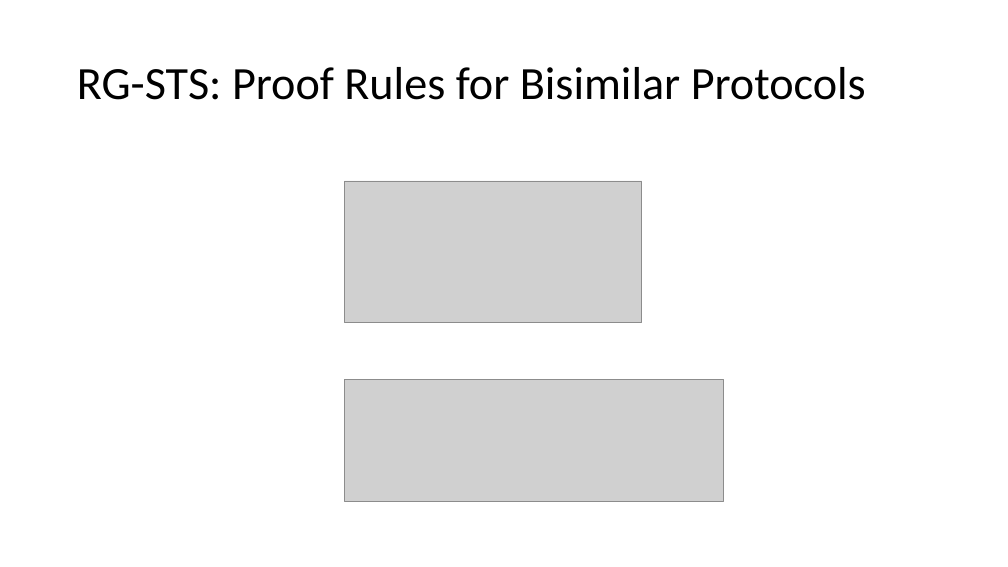
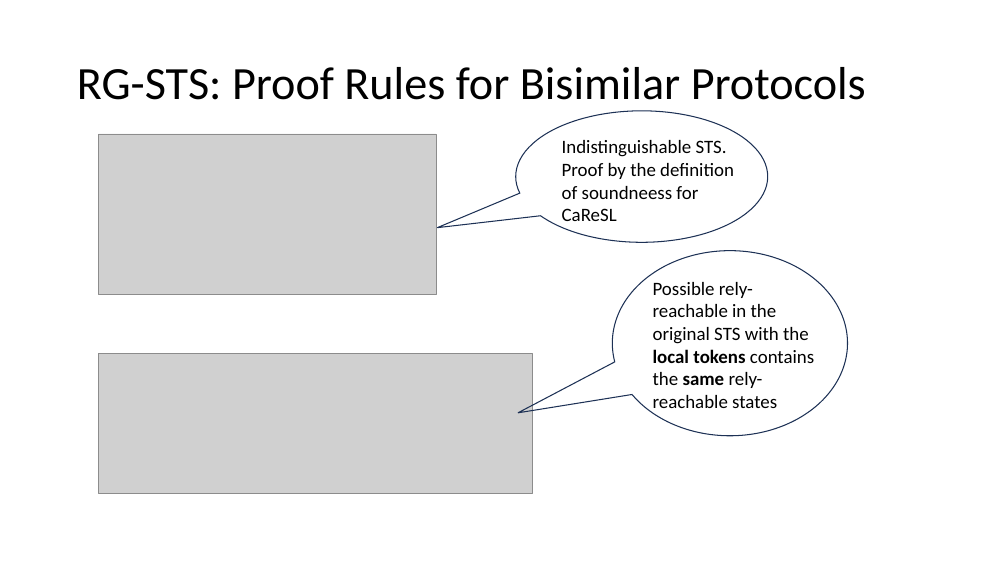
Before and after one commit to Contingent-Systems/modal_abstractions_presentations, a slide deck: slide 41 of thesis_proposal/proposal.pptx (slide 42 before the commit). Drawn at 1008x567 pixels with LibreOffice and Linux fonts; fonts in the diff are those of the drawing; grey boxes stand for pictures. Boxes give left, top, right and bottom in pixels: in the first picture for what was removed or moved away, otherwise in the second. Text is boxed around its words. In the diff, an @@ line names an element or a change of style, - is before the commit and + after.

```diff
--- a/thesis_proposal/proposal.pptx
+++ b/thesis_proposal/proposal.pptx
@@ speech bubble added at [516,111,768,243], outline #1E3256 1 pt @@
@@ picture: place and size @@
-picture at [345,181,642,323]
+picture at [98,134,436,295]
@@ text added at [562,140,734,221], 18 pt, text #000000 @@
+Indistinguishable STS. Proof by the definition of soundneess for CaReSL
@@ speech bubble added at [613,251,848,436], outline #1E3256 1 pt @@
@@ text added at [653,282,814,414], 18 pt, text #000000 @@
+Possible rely-reachable in the original STS with the local tokens contains the same rely-reachable states
@@ picture: place and size @@
-picture at [345,380,724,501]
+picture at [98,354,532,493]
```
Also in this commit, not shown: 5 other slides changed, 1 slide removed.
